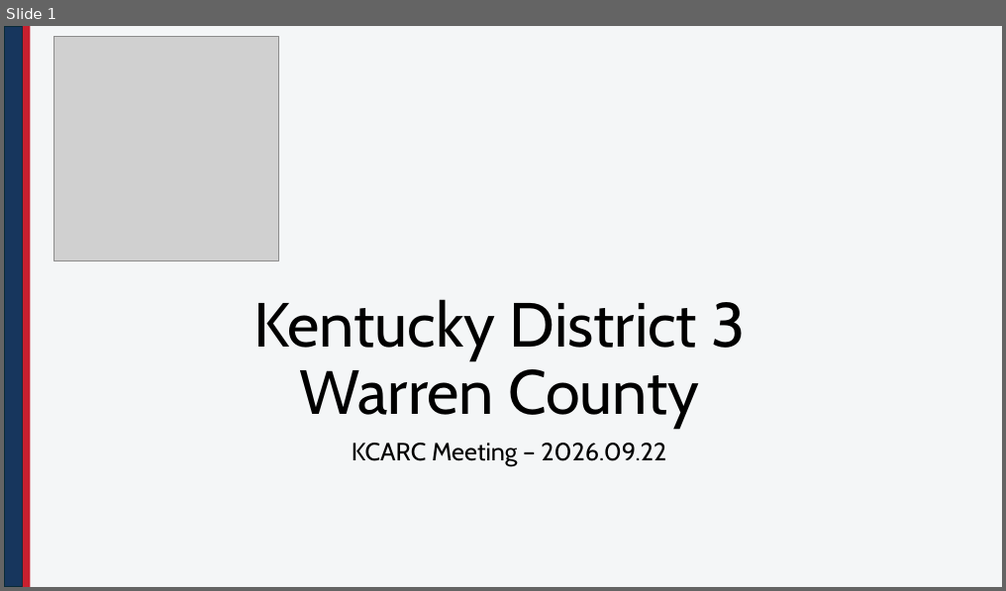
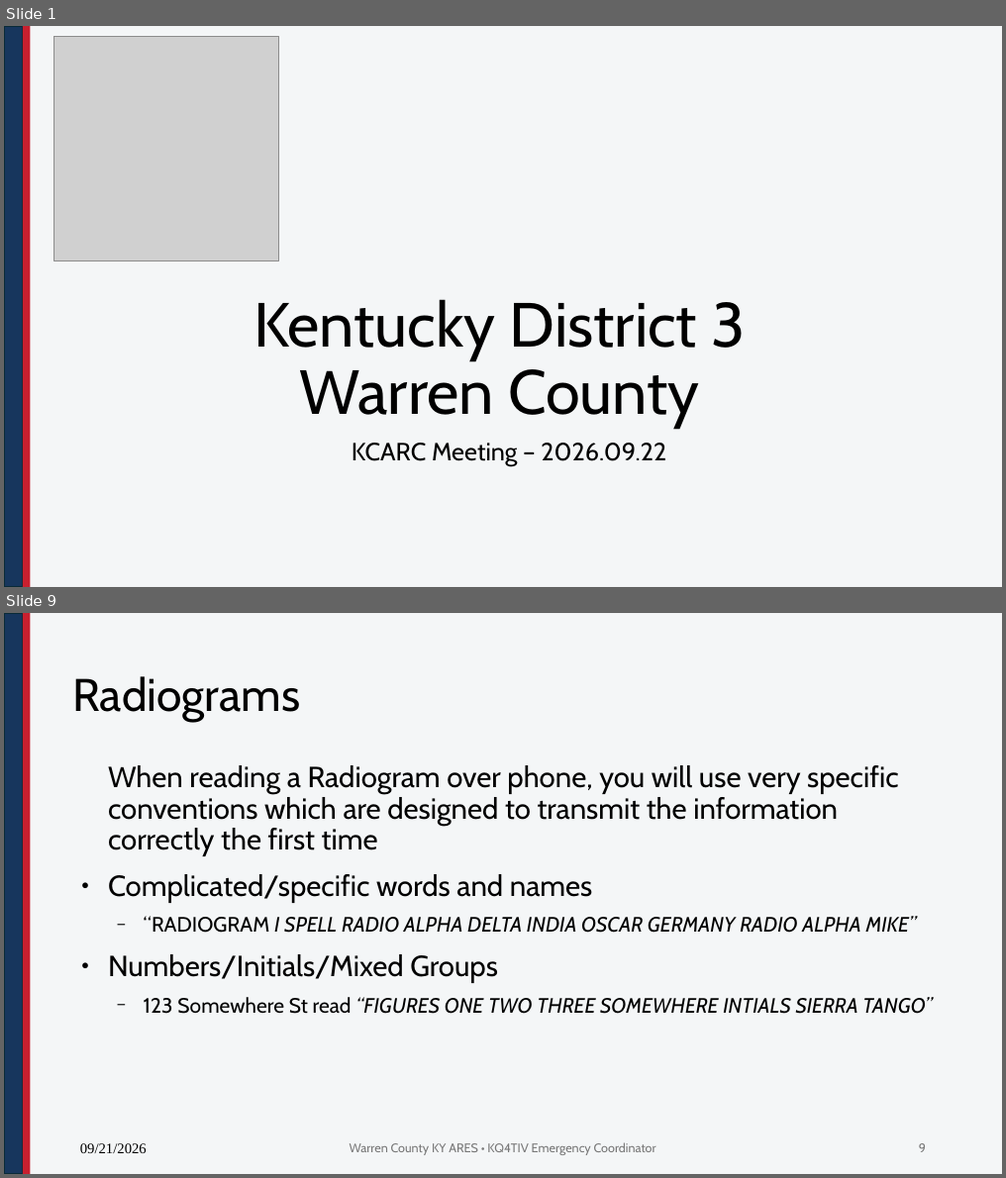
Before and after one commit to nathanielbutts/nathanielbutts.github.io, a slide deck: documents/meetings/KCARC Meeting 20260922.pptx. Shown one above the other, each under a label of ours: slide 1 before the commit, slides 1 and 9 after it; the slides between them are not shown. The pictures are 1006x591 and 1006x1178 pixels, drawn with LibreOffice and Linux fonts; fonts in the diff are those of the drawing; grey boxes stand for pictures; background and template pictures are left out. Boxes give left, top, right and bottom in pixels: in the first picture for what was removed or moved away, otherwise in the second. Text is boxed around its words. In the diff, an @@ line names an element or a change of style, - is before the commit and + after.

```diff
--- a/documents/meetings/KCARC Meeting 20260922.pptx
+++ b/documents/meetings/KCARC Meeting 20260922.pptx
@@ slide 9 added at [4,613,1002,1174], background #F4F6F7; not listed: 2 template elements that a slide beside it also shows @@
@@ title added at [72,676,300,722], 44 pt, text #000000 @@
+Radiograms
@@ text added at [108,765,933,1014], 28 pt, text #000000 @@
+When reading a Radiogram over phone, you will use very specific conventions which are designed to transmit the information correctly the first time
+● Complicated/specific words and names
+  − “RADIOGRAM I SPELL RADIO ALPHA DELTA INDIA OSCAR GERMANY RADIO ALPHA MIKE”
+● Numbers/Initials/Mixed Groups
+  − 123 Somewhere St read “FIGURES ONE TWO THREE SOMEWHERE INTIALS SIERRA TANGO”
@@ text added at [80,1144,147,1154], 14 pt, text #000000 @@
+09/21/2026
@@ text added at [350,1143,656,1156], 12 pt, text #797979 @@
+Warren County KY ARES • KQ4TIV Emergency Coordinator
@@ page number added at [919,1144,926,1153], 12 pt, text #797979 @@
+9
```
Also in this commit, not shown: 3 slides changed, 5 other slides added, 2 other files.
